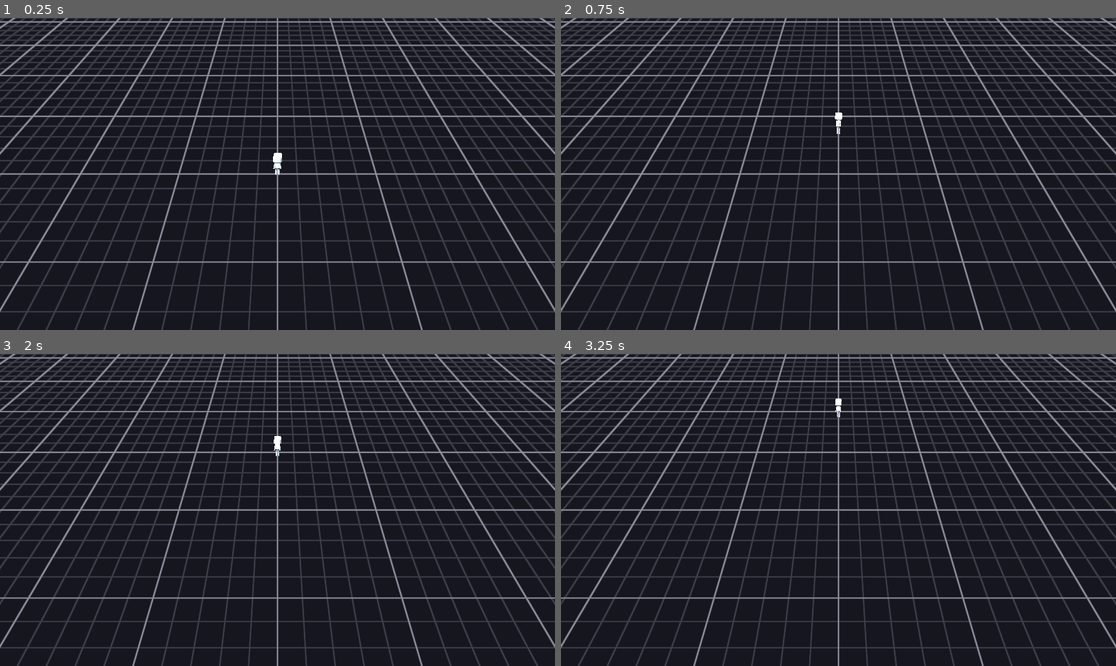
Above: before the commit, frames 1-4 (two rows, left to right).
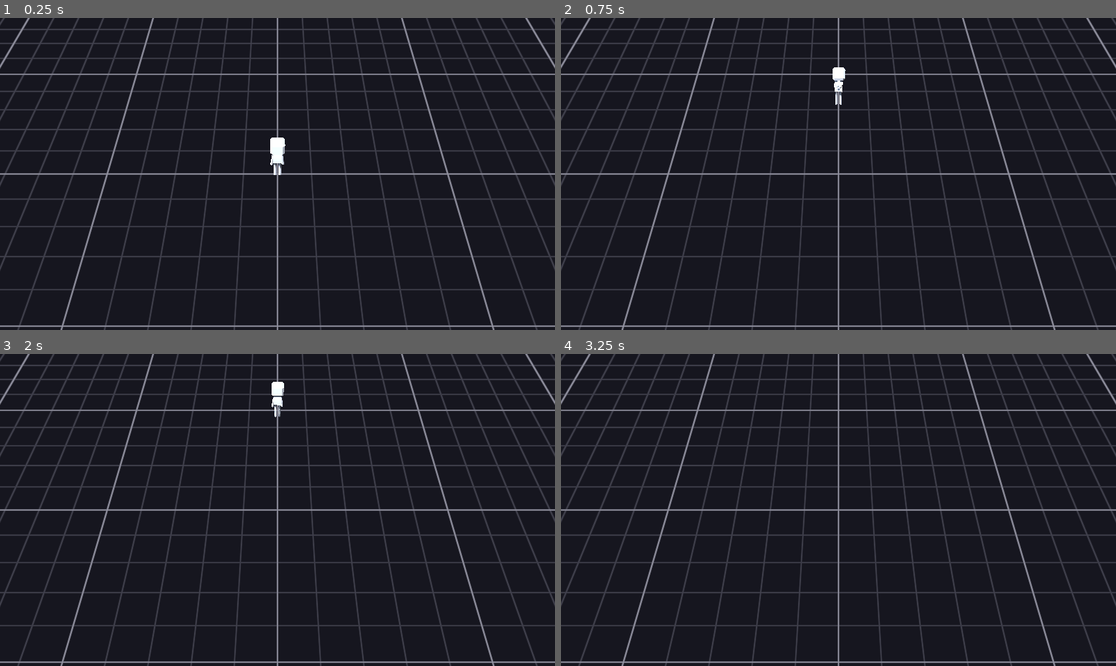
Above: after the commit, the same moments.

Repository: cpalaka/godot-rts-movement-prototype
Game: Godot game, scene res://scenes/main.tscn
Two runs of this game, one before a commit and one after it. Both use one fixed random seed, a clock stepped at 60 frames per second and the inputs below.
Inputs (mouse positions are in pixels of both pictures, inside the frame that each line leads up to):
- Up to frame 1 (0.25 s): no input
- Up to frame 2 (0.75 s): tap Enter at 0.5 s; move the mouse to (960, 158) at 0.52 s; hold Space (dash) from 0.53 s (still down); click (960, 158) at 0.67 s
- Up to frame 3 (2 s): move the mouse to (166, 525) at 1.27 s; release Space (dash) at 1.28 s; tap Enter at 1.35 s; click (166, 525) at 1.42 s
- Up to frame 4 (3.25 s): move the mouse to (894, 441) at 2.02 s; tap Keypad Enter at 2.1 s; click (894, 441) at 2.17 s; tap Enter at 2.75 s; move the mouse to (810, 572) at 2.77 s; tap Space (dash) at 2.85 s; click (810, 572) at 2.92 s

The runs differ from the first frame. In frame 1, 27% of the frame differs, in the area x 0-100%, y 0-100%; in frame 2, 27%; in frame 3, 27%; in frame 4, 27%.

Commit message:
chore(main.tscn): tighten Camera_Dota fov to 30.2
Tighter zoom from the Step 7 playtest — matches the closer dolly
(commit 4af78e8) for a more focused Dota-style framing.

Co-Authored-By: Claude Opus 4.7 <noreply@anthropic.com>

Diff:
--- a/scenes/main.tscn
+++ b/scenes/main.tscn
@@ -22,7 +22,7 @@
 [node name="Camera_Dota" type="Camera3D" parent="." unique_id=1771142523]
 transform = Transform3D(1, 0, 0, 0, 0.70710677, 0.70710677, 0, -0.70710677, 0.70710677, 0, 12, 12)
 current = true
-fov = 50.0
+fov = 30.2
 
 [node name="NavRegion" type="NavigationRegion3D" parent="." unique_id=744960695]
 navigation_mesh = SubResource("NavigationMesh_jyhfs")
